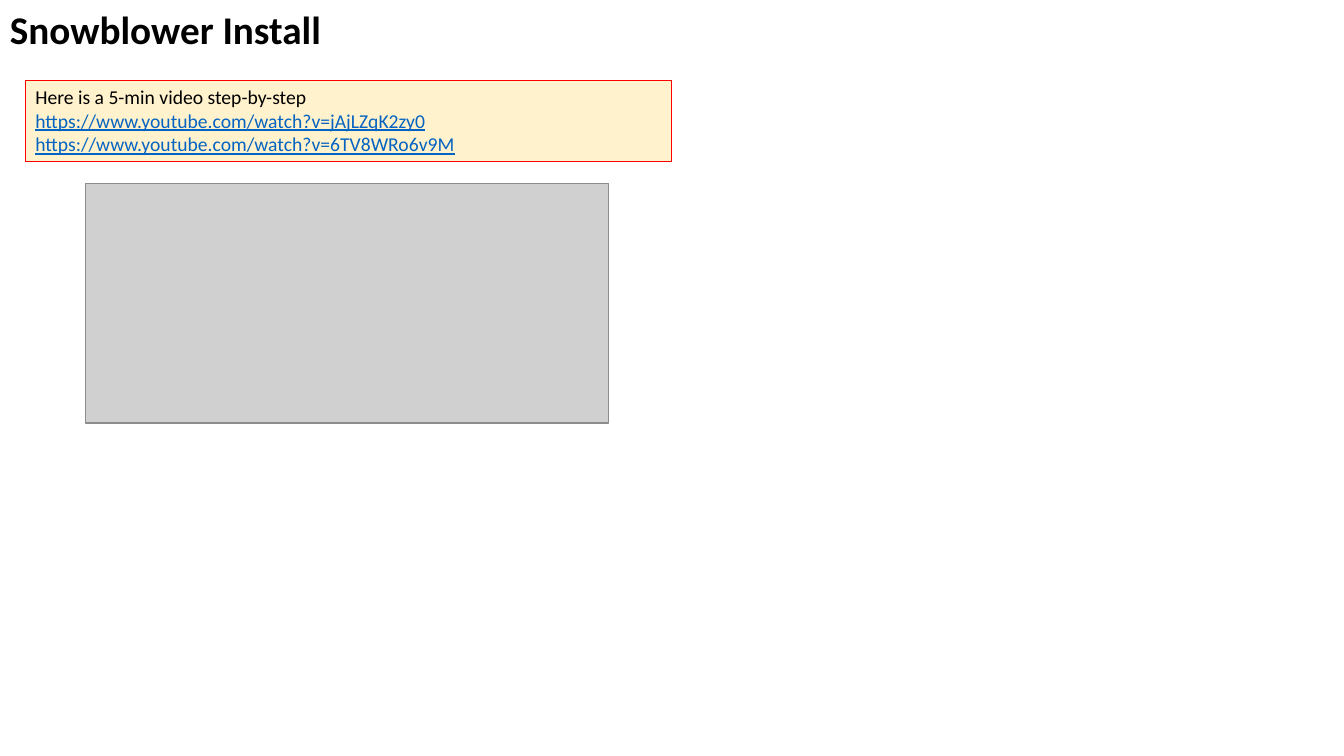
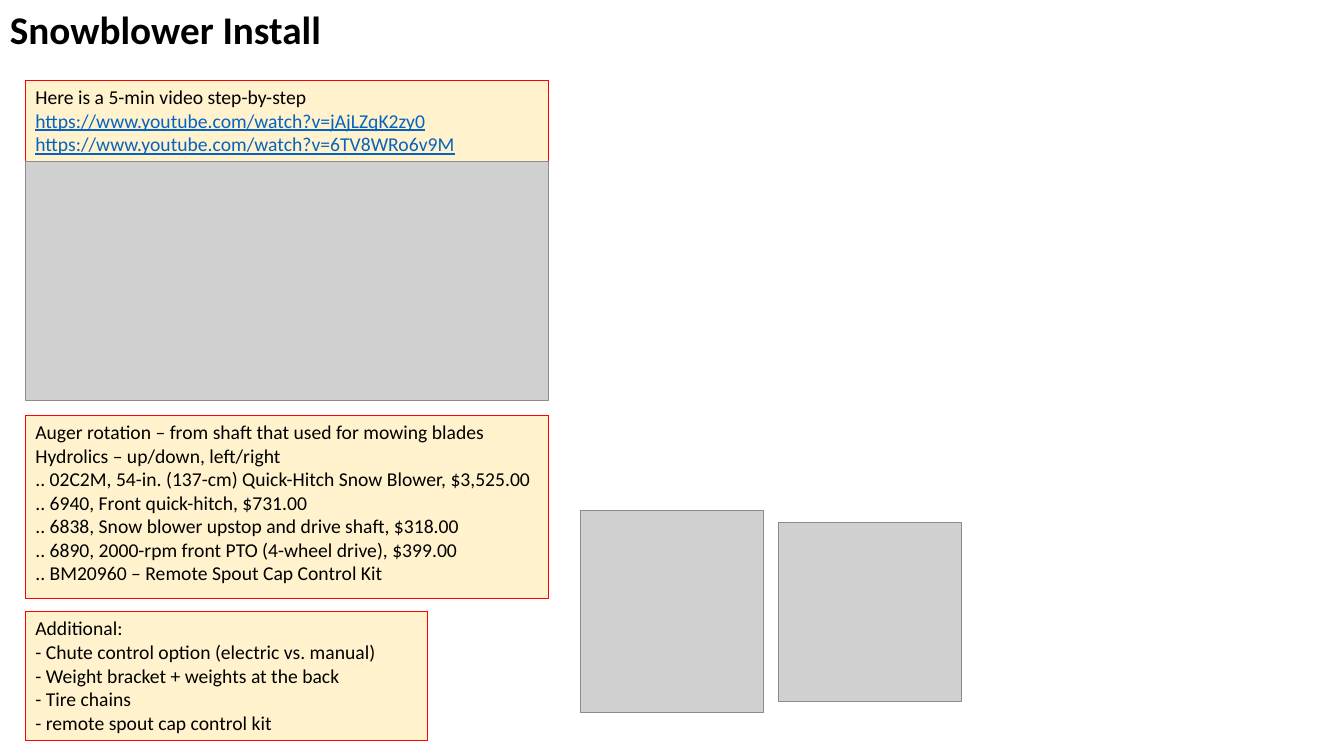
Before and after one commit to lselector/misc_farm, a slide deck: slide 6 of tractor_jd_1025r_X758.pptx. Drawn at 1344x756 pixels with LibreOffice and Linux fonts; fonts in the diff are those of the drawing; grey boxes stand for pictures. Boxes give left, top, right and bottom in pixels: in the first picture for what was removed or moved away, otherwise in the second. Text is boxed around its words. In the diff, an @@ line names an element or a change of style, - is before the commit and + after.

Commit message:
update

```diff
--- a/tractor_jd_1025r_X758.pptx
+++ b/tractor_jd_1025r_X758.pptx
@@ rectangle "Here is a 5-min video ...": place and size @@
-rectangle "Here is a 5-min video ..." at [25, 81, 671, 162]
+rectangle "Here is a 5-min video ..." at [25, 81, 548, 162]
@@ picture: place and size @@
-picture at [86, 185, 609, 423]
+picture at [25, 161, 548, 400]
@@ rectangle added at [25, 415, 548, 599], fill #FFF2CC, outline #FF0000 0.75 pt, 14 pt, text #000000 @@
+Auger rotation – from shaft that used for mowing blades
+Hydrolics – up/down, left/right
+.. 02C2M, 54-in. (137-cm) Quick-Hitch Snow Blower, $3,525.00
+.. 6940, Front quick-hitch, $731.00
+.. 6838, Snow blower upstop and drive shaft, $318.00
+.. 6890, 2000-rpm front PTO (4-wheel drive), $399.00
+.. BM20960 – Remote Spout Cap Control Kit
@@ picture added at [581, 511, 763, 713] @@
@@ picture added at [779, 522, 962, 702] @@
@@ rectangle added at [25, 612, 427, 741], fill #FFF2CC, outline #FF0000 0.75 pt, 14 pt, text #000000 @@
+Additional:
+- Chute control option (electric vs. manual)
+- Weight bracket + weights at the back
+- Tire chains
+- remote spout cap control kit
```
